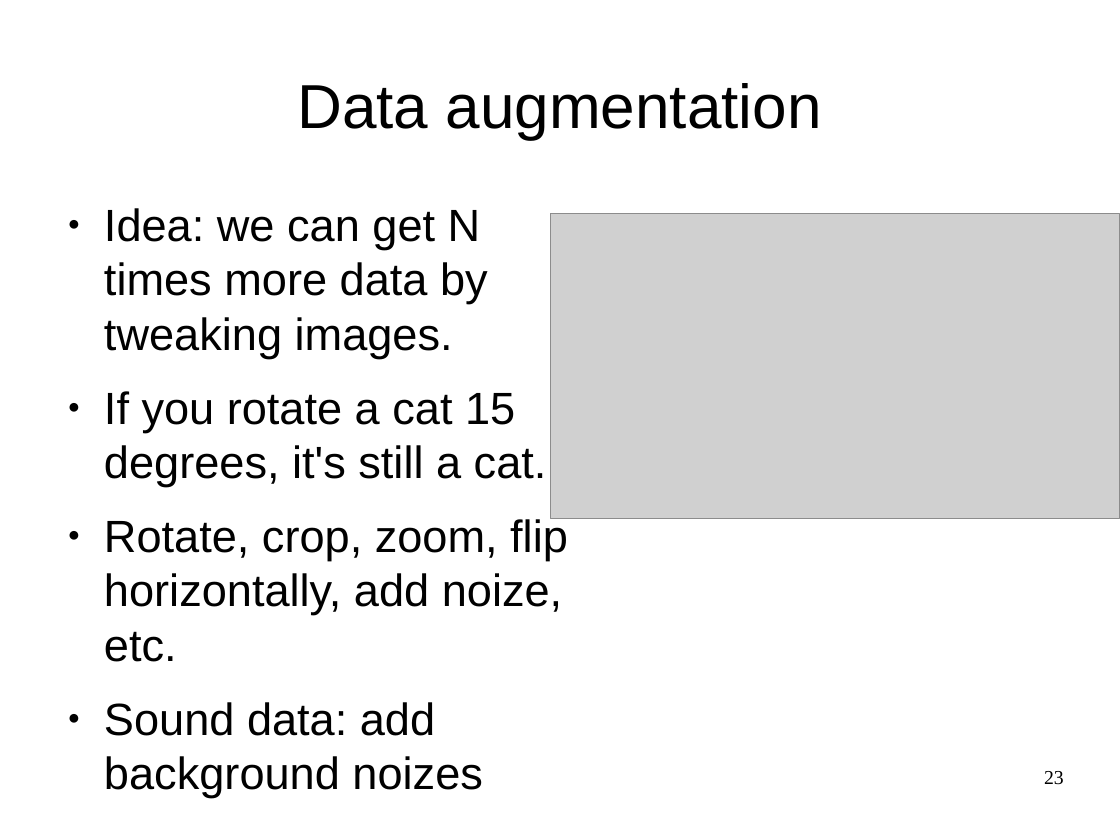
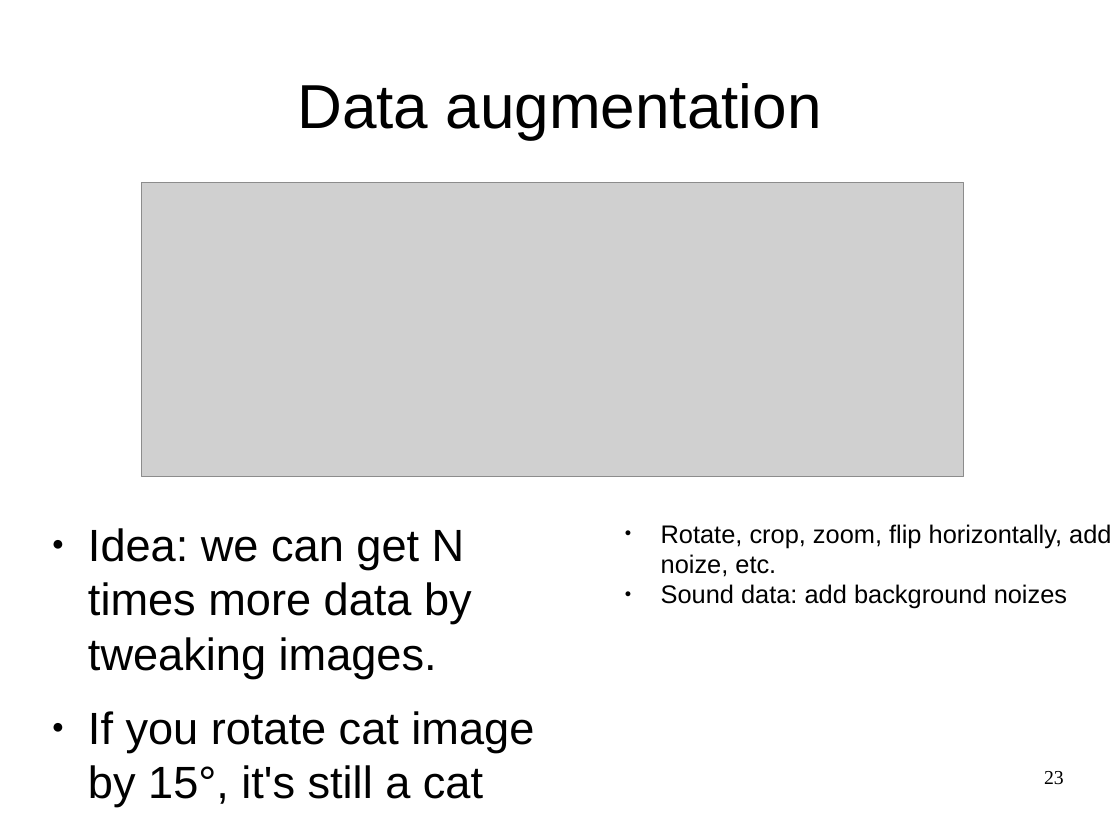
Before and after one commit to yandexdataschool/Practical_DL, a slide deck: slide 23 of week2/lecture2.odp. Drawn at 1120x840 pixels with LibreOffice and Linux fonts; fonts in the diff are those of the drawing; grey boxes stand for pictures. Boxes give left, top, right and bottom in pixels: in the first picture for what was removed or moved away, otherwise in the second. Text is boxed around its words. In the diff, an @@ line names an element or a change of style, - is before the commit and + after.

Commit message:
upd slides

```diff
--- a/week2/lecture2.odp
+++ b/week2/lecture2.odp
@@ picture: place and size @@
-picture at (551,213,1120,518)
+picture at (141,182,963,477)
@@ text "Idea: we can get N ...": place and size @@
-text "Idea: we can get N ..." at (104,208,568,798)
+text "Idea: we can get N ..." at (88,528,534,807)
@@ text added at (661,524,1111,609), 18 pt, text #000000 @@
+● Rotate, crop, zoom, flip horizontally, add noize, etc.
+● Sound data: add background noizes
@@ text at (88,711,534,807): text changed @@
-● If you rotate a cat 15 degrees, it's still a cat.
-● Rotate, crop, zoom, flip horizontally, add noize, etc.
-● Sound data: add background noizes
+● If you rotate cat image by 15°, it's still a cat
```
Also in this commit, not shown: 19 other slides changed, 2 slides added, 1 slide removed, 8 other files.
